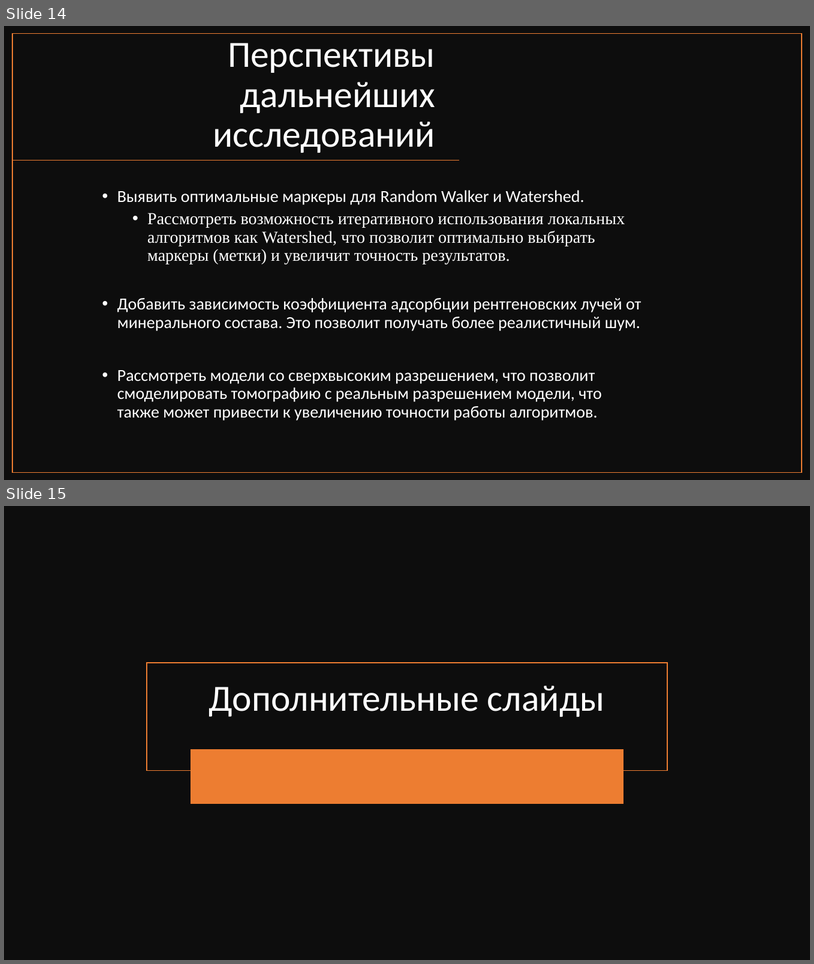
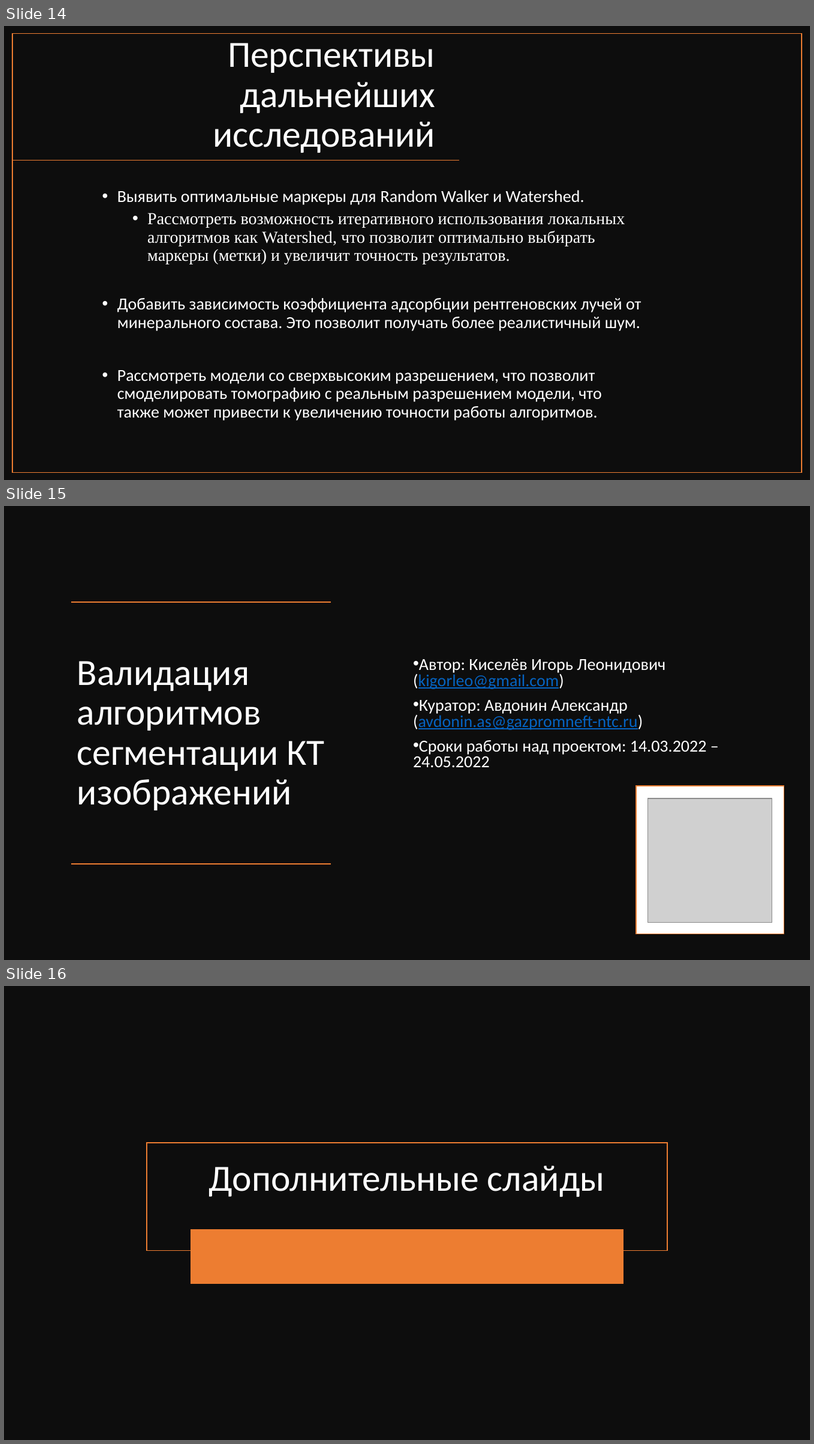
Before and after one commit to IgorianKiselev02/SpringPractice2022, a slide deck: ОтчётV2.0.pptx. Shown one above the other, each under a label of ours: slides 14 and 15 before the commit, slides 14, 15 and 16 after it. The pictures are 814x964 and 814x1444 pixels, drawn with LibreOffice and Linux fonts; fonts in the diff are those of the drawing; grey boxes stand for pictures. Boxes give left, top, right and bottom in pixels: in the first picture for what was removed or moved away, otherwise in the second. Text is boxed around its words. In the diff, an @@ line names an element or a change of style, - is before the commit and + after.

```diff
--- a/ОтчётV2.0.pptx
+++ b/ОтчётV2.0.pptx
@@ slide 15 added at bbox=[4, 506, 810, 960], background #FFFFFF @@
@@ rectangle added at bbox=[4, 506, 810, 960], fill #0D0D0D @@
@@ line added from (331, 602) to (71, 602), #ED7D31 1 pt @@
@@ title added at bbox=[77, 661, 325, 810], 44 pt, text #FFFFFF @@
+Валидация алгоритмов сегментации КТ изображений
@@ subtitle added at bbox=[413, 658, 707, 767], 20 pt, text #FFFFFF @@
+• Автор: Киселёв Игорь Леонидович (kigorleo@gmail.com)
+• Куратор: Авдонин Александр (avdonin.as@gazpromneft-ntc.ru)
+• Сроки работы над проектом: 14.03.2022 – 24.05.2022
@@ rectangle added at bbox=[637, 786, 785, 934], fill #FFFFFF, outline #ED7D31 1 pt @@
@@ picture added at bbox=[648, 798, 772, 922] @@
@@ line added from (331, 864) to (71, 864), #ED7D31 1 pt @@
@@ what was slide 15 is now slide 16 @@
```
Also in this commit, not shown: 1 slide changed, 1 other file.
